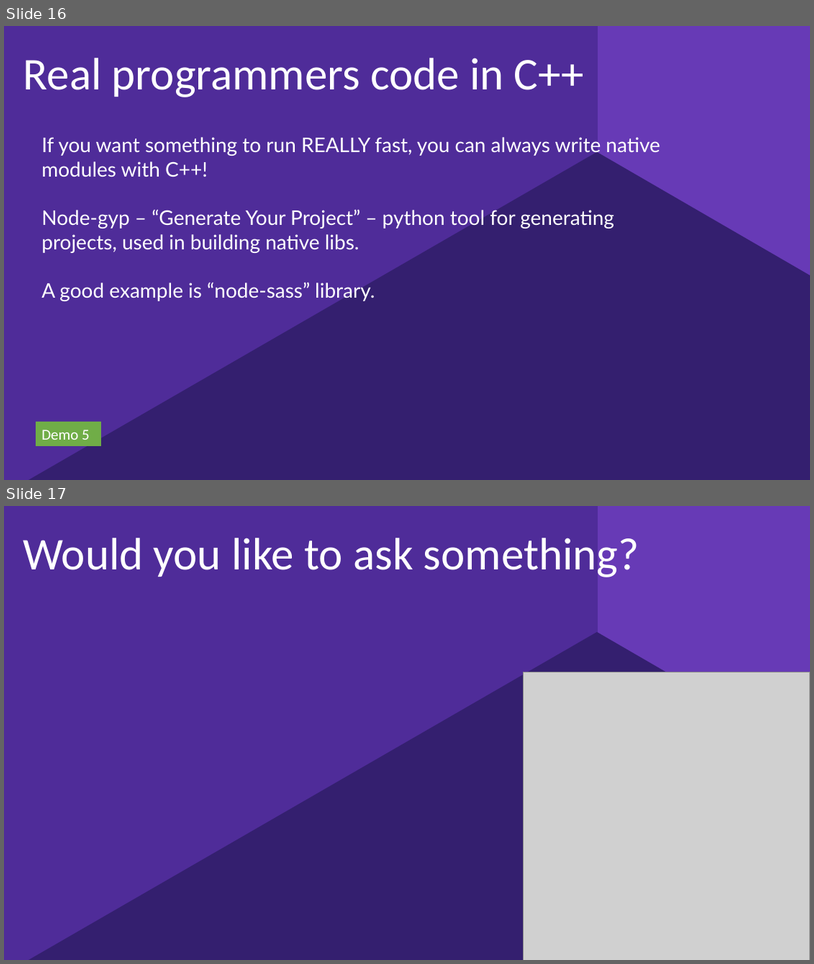
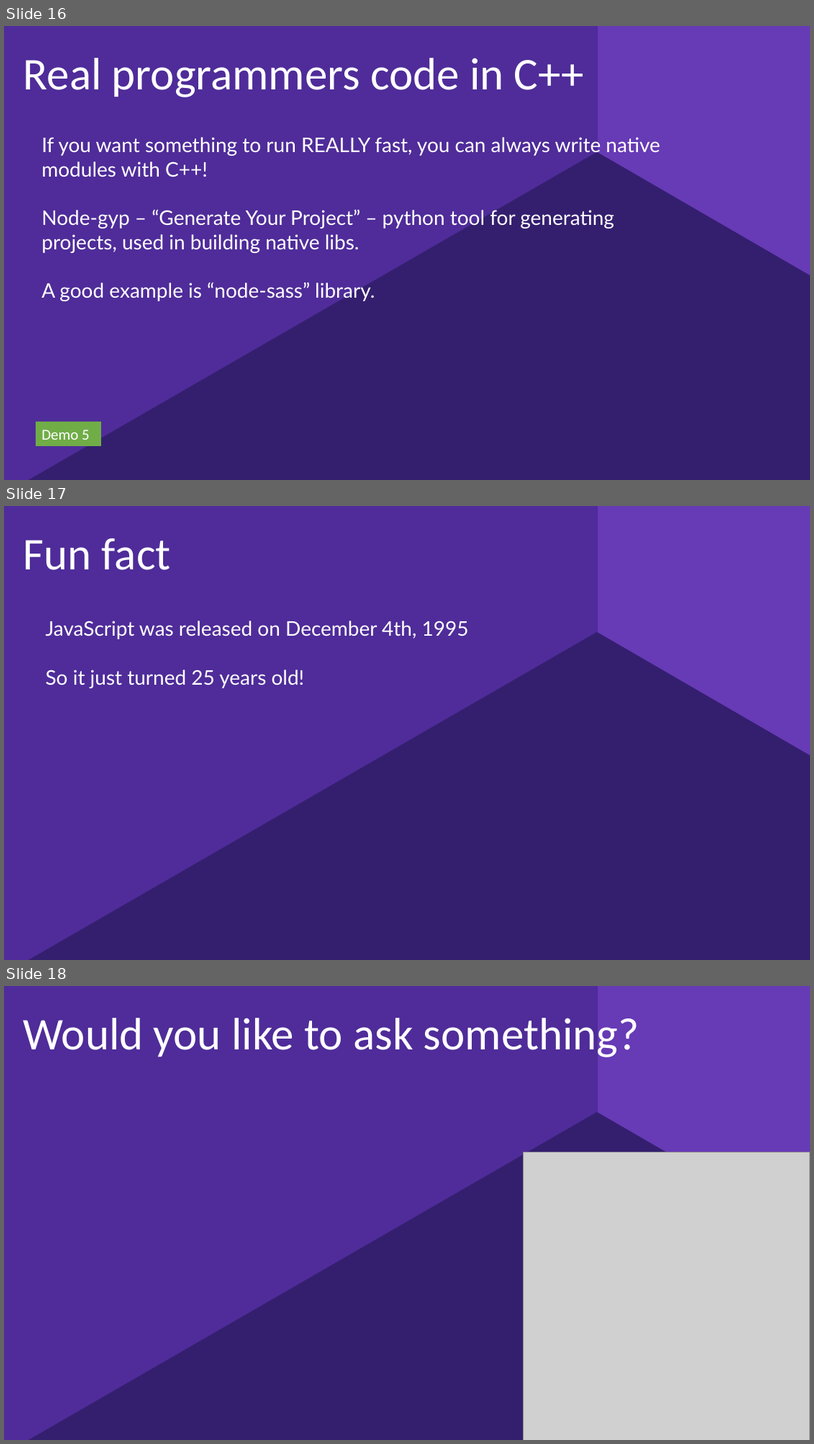
Before and after one commit to kjocevicius/nodejs-demo, a slide deck: nodejs.pptx. Shown one above the other, each under a label of ours: slides 16 and 17 before the commit, slides 16, 17 and 18 after it. The pictures are 814x964 and 814x1444 pixels, drawn with LibreOffice and Linux fonts; fonts in the diff are those of the drawing; grey boxes stand for pictures; background and template pictures are left out. Boxes give left, top, right and bottom in pixels: in the first picture for what was removed or moved away, otherwise in the second. Text is boxed around its words. In the diff, an @@ line names an element or a change of style, - is before the commit and + after.

Commit message:
presentation

```diff
--- a/nodejs.pptx
+++ b/nodejs.pptx
@@ slide 17 added at [4, 506, 810, 960], background #FFFFFF; not listed: 3 template elements that a slide beside it also shows @@
@@ title added at [23, 538, 171, 570], 54 pt, text #FFFFFF @@
+Fun fact
@@ text added at [46, 620, 469, 688], 24 pt, text #FFFFFF @@
+JavaScript was released on December 4th, 1995
+So it just turned 25 years old!
@@ what was slide 17 is now slide 18 @@
```
